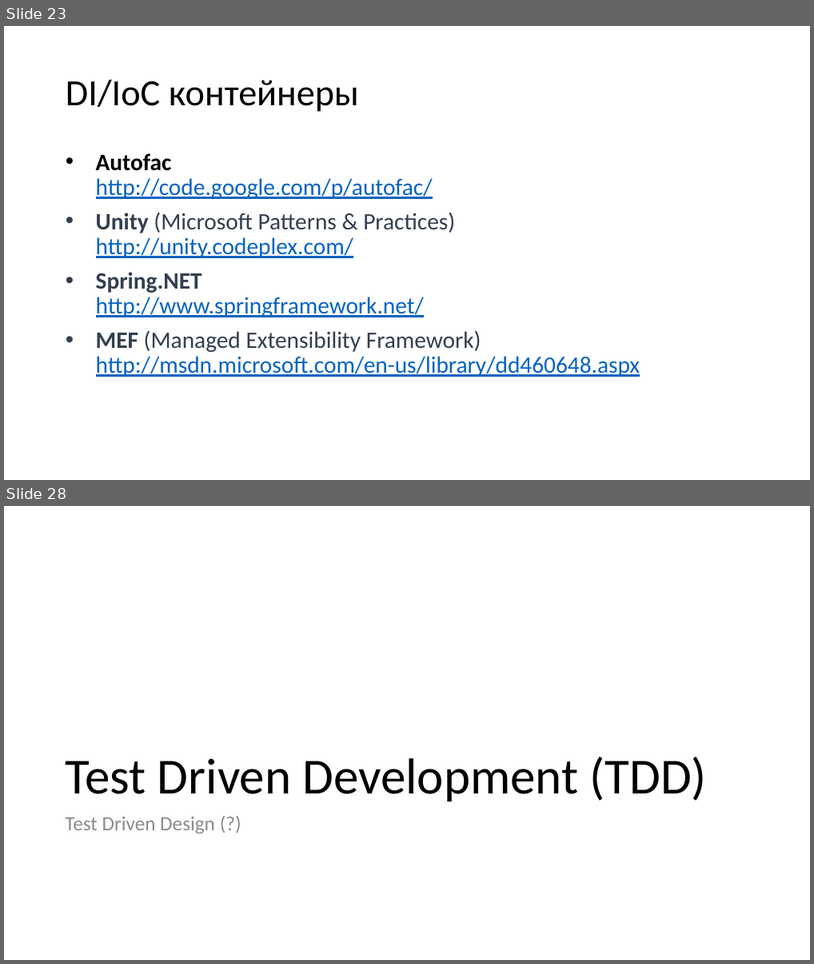
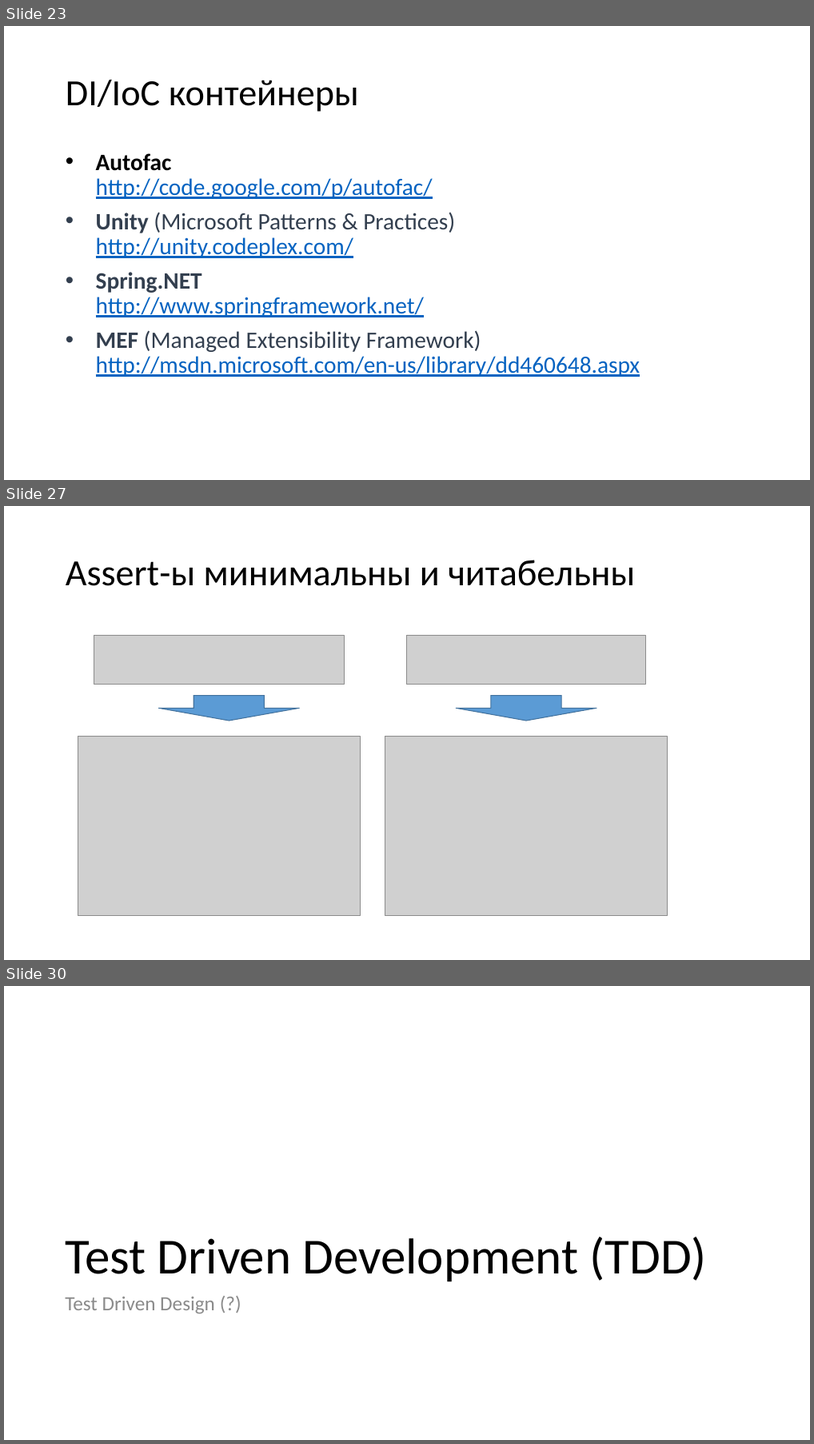
Before and after one commit to MihailRomanov/DevTools_Course, a slide deck: Lections/03_Unit_tests.pptx. Shown one above the other, each under a label of ours: slides 23 and 28 before the commit, slides 23, 27 and 30 after it; the slides between them are not shown. The pictures are 814x964 and 814x1444 pixels, drawn with LibreOffice and Linux fonts; fonts in the diff are those of the drawing; grey boxes stand for pictures. Boxes give left, top, right and bottom in pixels: in the first picture for what was removed or moved away, otherwise in the second. Text is boxed around its words. In the diff, an @@ line names an element or a change of style, - is before the commit and + after.

```diff
--- a/Lections/03_Unit_tests.pptx
+++ b/Lections/03_Unit_tests.pptx
@@ slide 27 added at (4,506,810,960), background #FFFFFF @@
@@ title added at (66,560,635,586), 44 pt, text #000000 @@
+Assert-ы минимальны и читабельны
@@ picture added at (94,635,345,684) @@
@@ picture added at (407,635,646,684) @@
@@ down arrow added at (159,696,300,720), fill #5B9BD5, outline #43739E 1 pt @@
@@ down arrow added at (456,696,597,720), fill #5B9BD5, outline #43739E 1 pt @@
@@ picture added at (78,736,360,916) @@
@@ picture added at (386,736,668,916) @@
@@ what was slide 28 is now slide 30 @@
```
Also in this commit, not shown: 1 slide changed, 12 other slides added, 5 other files.
